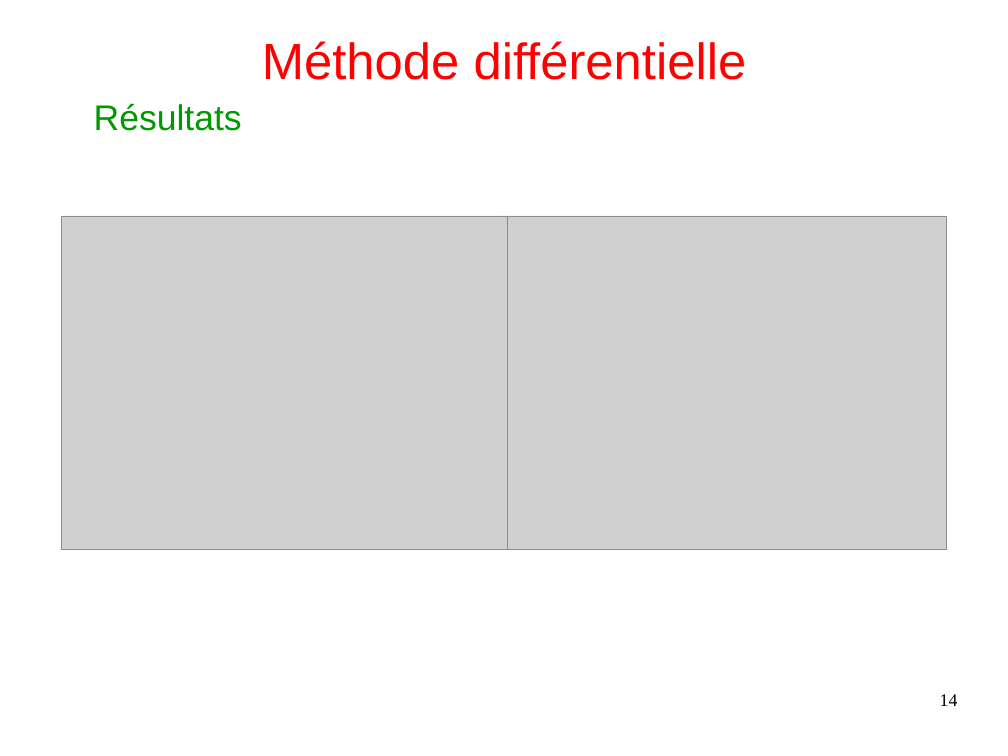
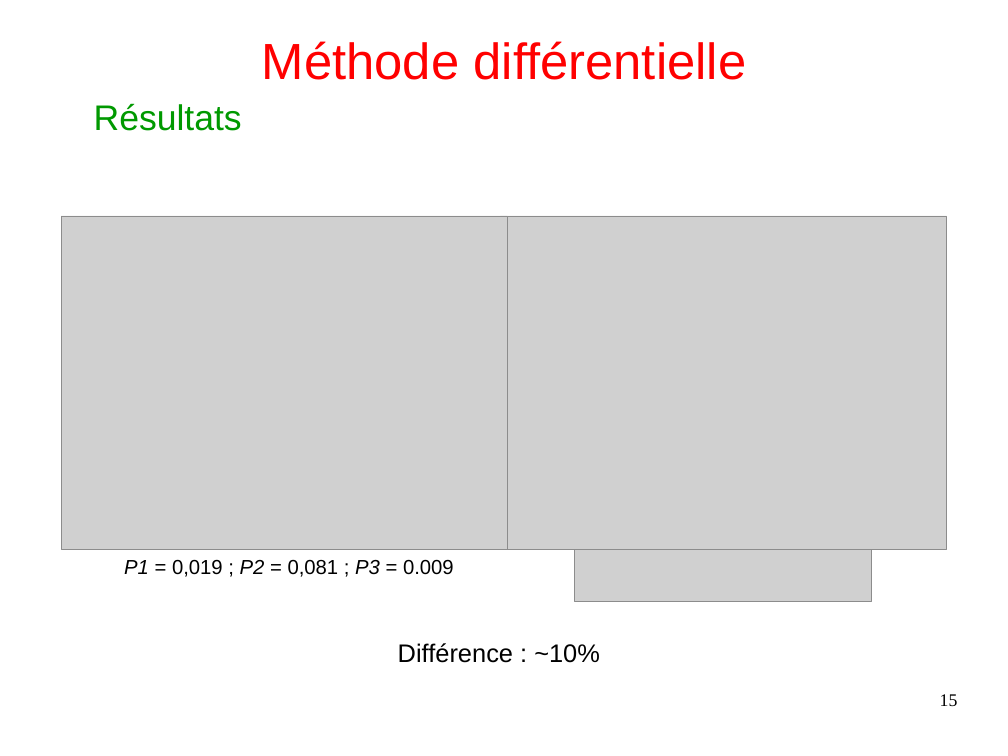
Before and after one commit to Arthurrre/TIPE_Automate, a slide deck: slide 15 of diapo/diapo_copie.odp (slide 14 before the commit). Drawn at 1008x756 pixels with LibreOffice and Linux fonts; fonts in the diff are those of the drawing; grey boxes stand for pictures. Boxes give left, top, right and bottom in pixels: in the first picture for what was removed or moved away, otherwise in the second. Text is boxed around its words. In the diff, an @@ line names an element or a change of style, - is before the commit and + after.

```diff
--- a/diapo/diapo_copie.odp
+++ b/diapo/diapo_copie.odp
@@ text added at <box>124,559,454,577</box>, 16 pt, text #000000 @@
+P1 = 0,019 ; P2 = 0,081 ; P3 = 0.009
@@ picture added at <box>575,550,872,602</box> @@
@@ text added at <box>398,643,600,663</box>, 20 pt, text #000000 @@
+Différence : ~10%
@@ page number at <box>940,694,958,706</box>: text changed @@
-14
+15
```
Also in this commit, not shown: 3 other slides changed, 2 slides added, 1 slide removed, 4 other files.
